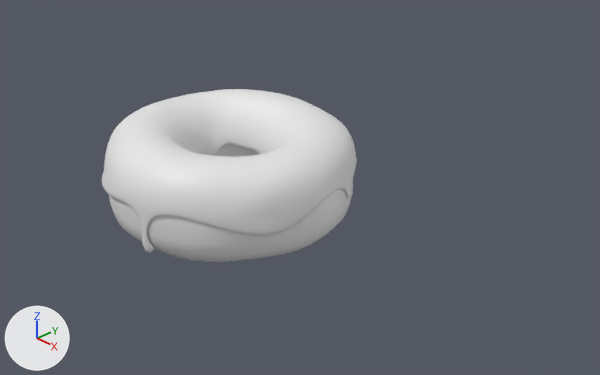
One commit to the Blender file donut07.blend: the scene before it, then after it.
One viewpoint serves both versions: a camera (50 mm lens) standing at (0.652, -0.519, 0.403) and looking at (0.108, 0.001, 0.034). Lighting does not change. The marker at lower left points along +X, +Y and +Z.

Objects in the first picture: 'Donut', 'Icing'.
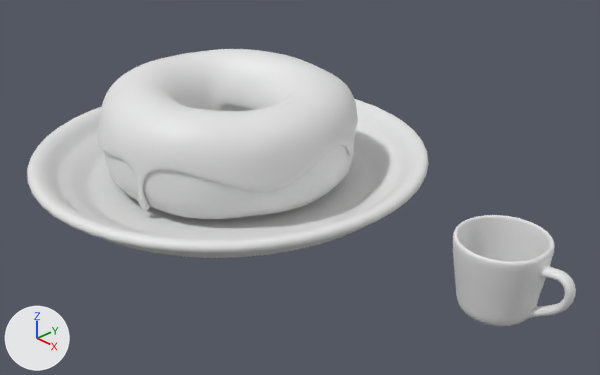
Edits to the bpy script that builds the scene:
```text
Change ob_coffeemug:
    ob_coffeemug.location: (0.5628, 0.0, 0.0385) -> (0.3443, 0.0, 0.0398)
    remove ob_coffeemug.hide_set(True)
Change ob_plate:
    ob_plate.location: (0.0, 0.0, 0.0) -> (0.0, 0.0, 0.048)
    remove ob_plate.hide_set(True)
Change ob_icing:
    ob_icing.location: (0.0, 0.0, 0.0162) -> (0.0, 0.0, 0.0642)
Change ob_donut:
    ob_donut.location: (0.0, 0.0, 0.0162) -> (0.0, 0.0, 0.0642)
```

Location of each change, (x1, y1, x2, y2) in pixels of the pictures (600 x 375 px):
'Icing', moved: before (101, 89, 357, 253); after (97, 49, 358, 210)
'Plate', shown: after (27, 99, 429, 258)
'Donut', moved: before (109, 144, 353, 262); after (104, 105, 354, 219)
'CoffeeMug', shown: after (453, 215, 576, 326)
